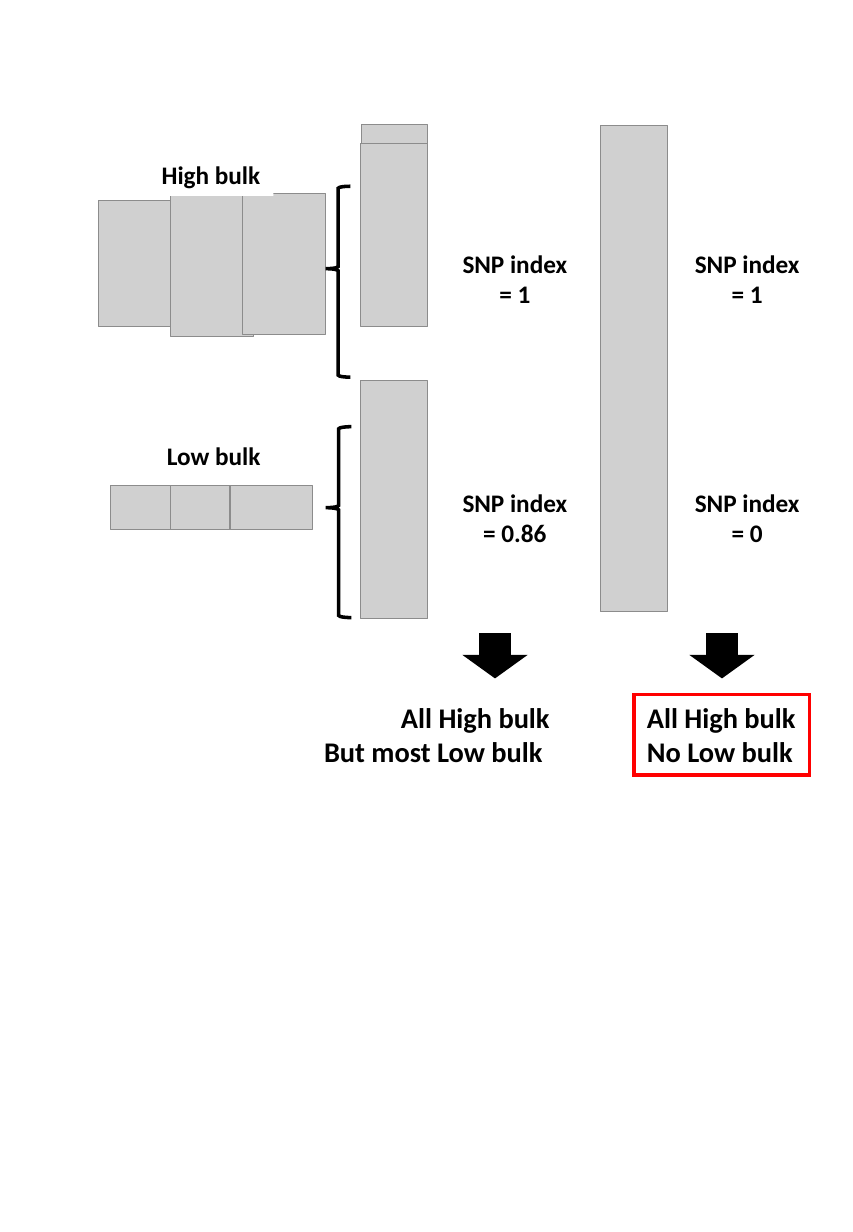
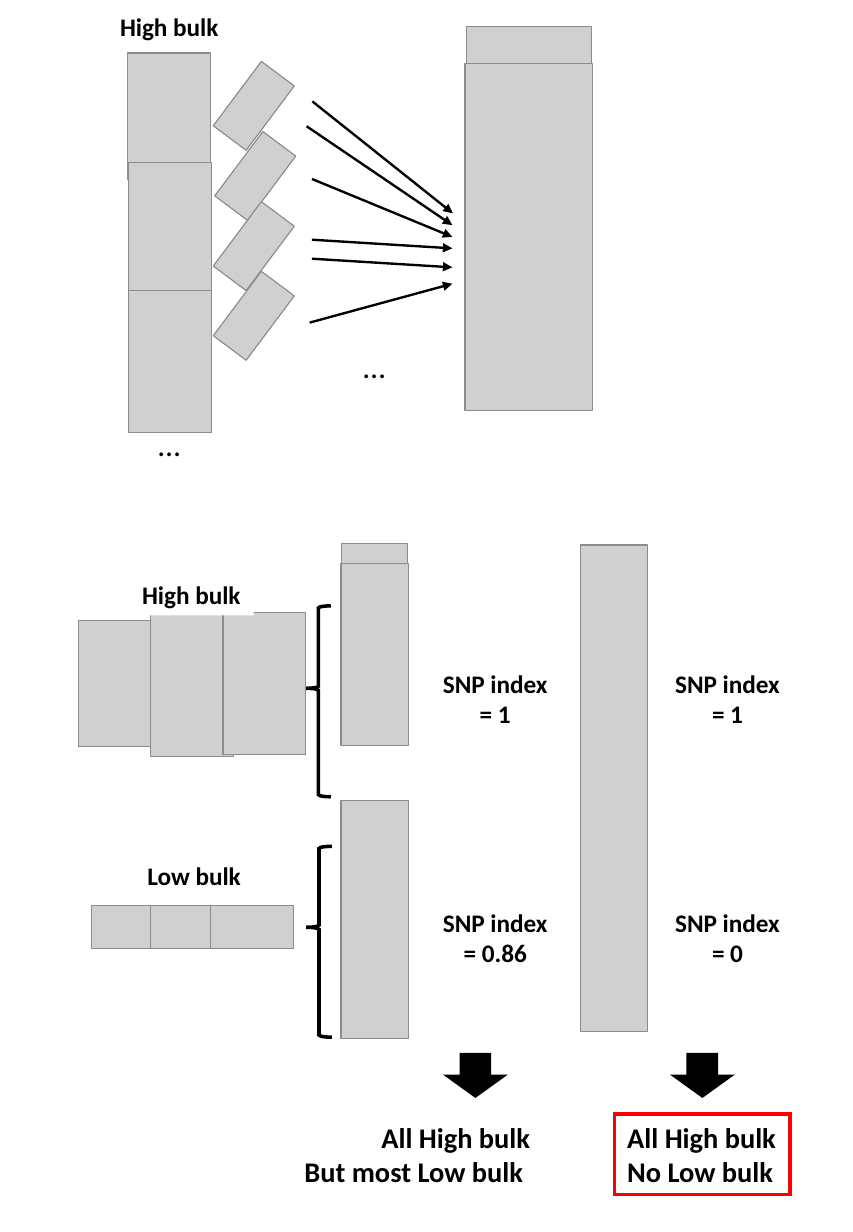
Before and after one commit to slt666666/FAO_lecture, a slide deck: slide 19 of FAO_2024/mutmapqtlseq.pptx. Drawn at 853x1232 pixels with LibreOffice and Linux fonts; fonts in the diff are those of the drawing; grey boxes stand for pictures. Boxes give left, top, right and bottom in pixels: in the first picture for what was removed or moved away, otherwise in the second. Text is boxed around its words. In the diff, an @@ line names an element or a change of style, - is before the commit and + after.

```diff
--- a/FAO_2024/mutmapqtlseq.pptx
+++ b/FAO_2024/mutmapqtlseq.pptx
@@ text added at (120,18,218,41), 16 pt, text #000000, bold @@
+High bulk
@@ picture added at (466,26,591,72) @@
@@ picture added at (127,53,210,180) @@
@@ picture added at (213,62,294,151) @@
@@ picture added at (465,64,593,411) @@
@@ arrow added from (313, 101) to (453, 214), #000000 1.5 pt @@
@@ picture added at (214,131,295,220) @@
@@ arrow added from (307, 126) to (453, 225), #000000 1.5 pt @@
@@ picture added at (129,163,212,308) @@
@@ arrow added from (312, 179) to (453, 237), #000000 1.5 pt @@
@@ picture added at (213,202,294,291) @@
@@ arrow added from (312, 240) to (453, 248), #000000 1.5 pt @@
@@ arrow added from (312, 259) to (453, 267), #000000 1.5 pt @@
@@ picture added at (129,291,212,432) @@
@@ picture added at (213,271,294,360) @@
@@ arrow added from (309, 323) to (453, 284), #000000 1.5 pt @@
@@ text added at (333,341,416,391), 20 pt, text #000000 @@
+…
@@ text added at (127,420,210,470), 20 pt, text #000000 @@
+…
@@ 10 pictures, 7 texts, 2 rectangles, 2 left braces, 2 down arrows: place and size @@
-10 pictures, 7 texts, 2 rectangles, 2 left braces, 2 down arrows at (99,124,810,776)
+10 pictures, 7 texts, 2 rectangles, 2 left braces, 2 down arrows at (78,544,789,1195)
```
Also in this commit, not shown: 2 other files.
